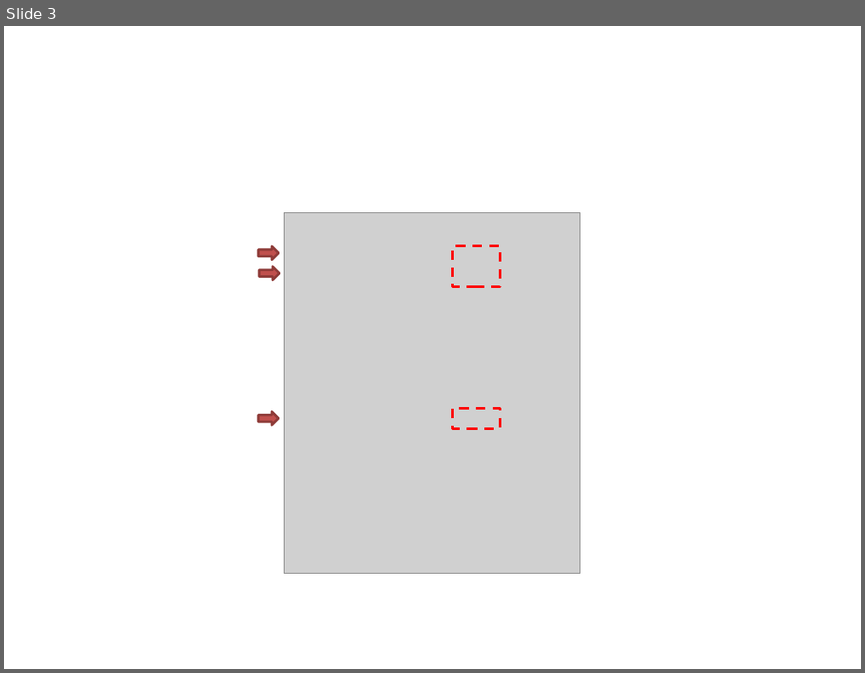
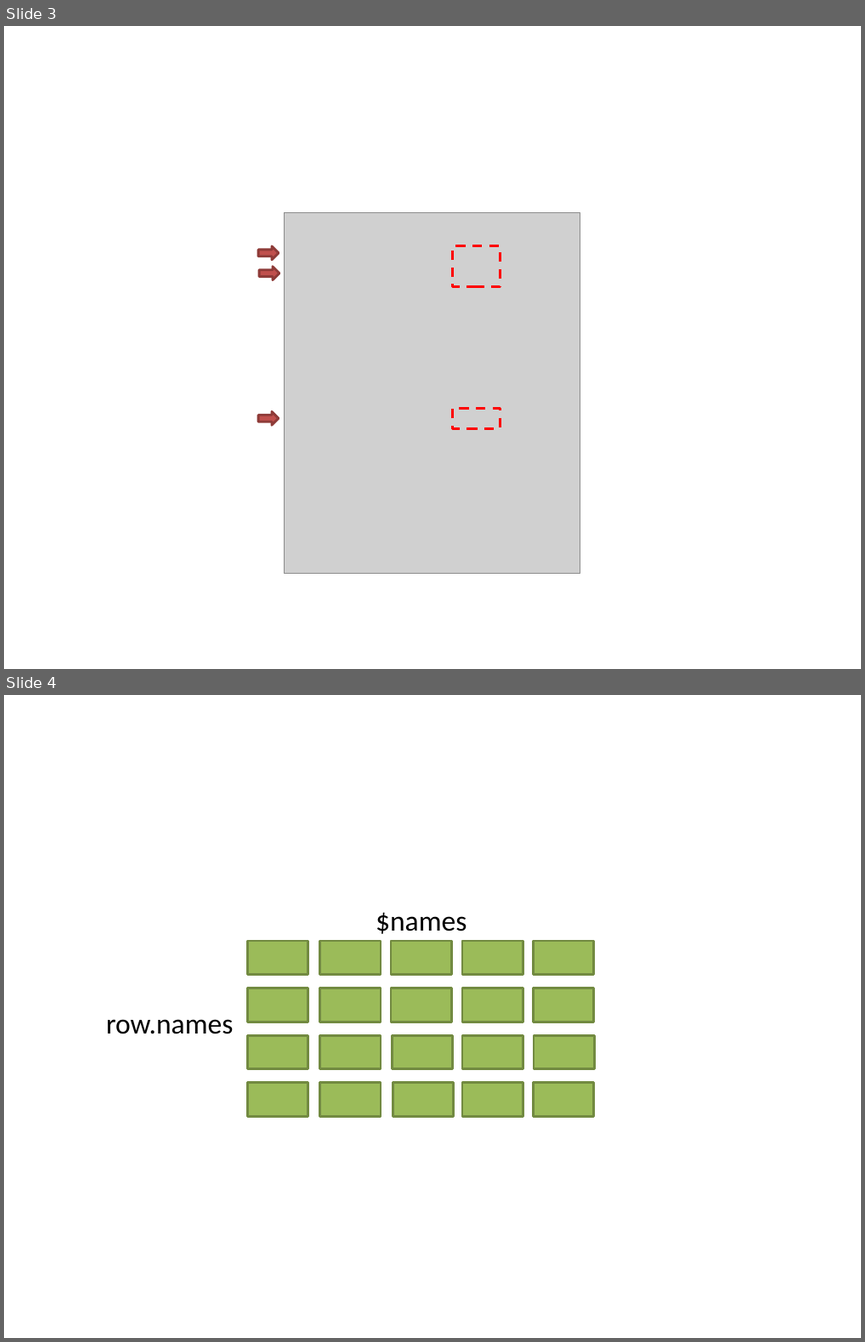
Before and after one commit to dboyliao/MLDM_RBasic, a slide deck: appendix/genImagesExamples.pptx. Shown one above the other, each under a label of ours: slide 3 before the commit, slides 3 and 4 after it. The pictures are 865x673 and 865x1342 pixels, drawn with LibreOffice and Linux fonts; fonts in the diff are those of the drawing; grey boxes stand for pictures. Boxes give left, top, right and bottom in pixels: in the first picture for what was removed or moved away, otherwise in the second. Text is boxed around its words. In the diff, an @@ line names an element or a change of style, - is before the commit and + after.

```diff
--- a/appendix/genImagesExamples.pptx
+++ b/appendix/genImagesExamples.pptx
@@ slide 4 added at <box>4,695,861,1338</box>, background #FFFFFF @@
@@ text added at <box>375,912,466,934</box>, 24 pt, text #000000 @@
+$names
@@ rectangle added at <box>247,941,308,975</box>, fill #9BBB59, outline #738A42 2 pt @@
@@ rectangle added at <box>320,941,381,975</box>, fill #9BBB59, outline #738A42 2 pt @@
@@ rectangle added at <box>391,941,451,975</box>, fill #9BBB59, outline #738A42 2 pt @@
@@ rectangle added at <box>462,941,523,975</box>, fill #9BBB59, outline #738A42 2 pt @@
@@ rectangle added at <box>533,941,594,975</box>, fill #9BBB59, outline #738A42 2 pt @@
@@ rectangle added at <box>247,988,308,1021</box>, fill #9BBB59, outline #738A42 2 pt @@
@@ rectangle added at <box>320,988,381,1021</box>, fill #9BBB59, outline #738A42 2 pt @@
@@ rectangle added at <box>391,988,451,1021</box>, fill #9BBB59, outline #738A42 2 pt @@
@@ rectangle added at <box>462,988,523,1021</box>, fill #9BBB59, outline #738A42 2 pt @@
@@ rectangle added at <box>533,988,594,1021</box>, fill #9BBB59, outline #738A42 2 pt @@
@@ text added at <box>106,1019,234,1034</box>, 24 pt, text #000000 @@
+row.names
@@ rectangle added at <box>247,1035,308,1068</box>, fill #9BBB59, outline #738A42 2 pt @@
@@ rectangle added at <box>320,1035,381,1068</box>, fill #9BBB59, outline #738A42 2 pt @@
@@ rectangle added at <box>392,1035,453,1068</box>, fill #9BBB59, outline #738A42 2 pt @@
@@ rectangle added at <box>462,1035,523,1068</box>, fill #9BBB59, outline #738A42 2 pt @@
@@ rectangle added at <box>534,1035,595,1068</box>, fill #9BBB59, outline #738A42 2 pt @@
@@ rectangle added at <box>247,1083,308,1116</box>, fill #9BBB59, outline #738A42 2 pt @@
@@ rectangle added at <box>320,1083,381,1116</box>, fill #9BBB59, outline #738A42 2 pt @@
@@ rectangle added at <box>393,1083,454,1116</box>, fill #9BBB59, outline #738A42 2 pt @@
@@ rectangle added at <box>462,1083,523,1116</box>, fill #9BBB59, outline #738A42 2 pt @@
@@ rectangle added at <box>533,1083,594,1116</box>, fill #9BBB59, outline #738A42 2 pt @@
```
Also in this commit, not shown: 1 other slide added, 33 other files.
